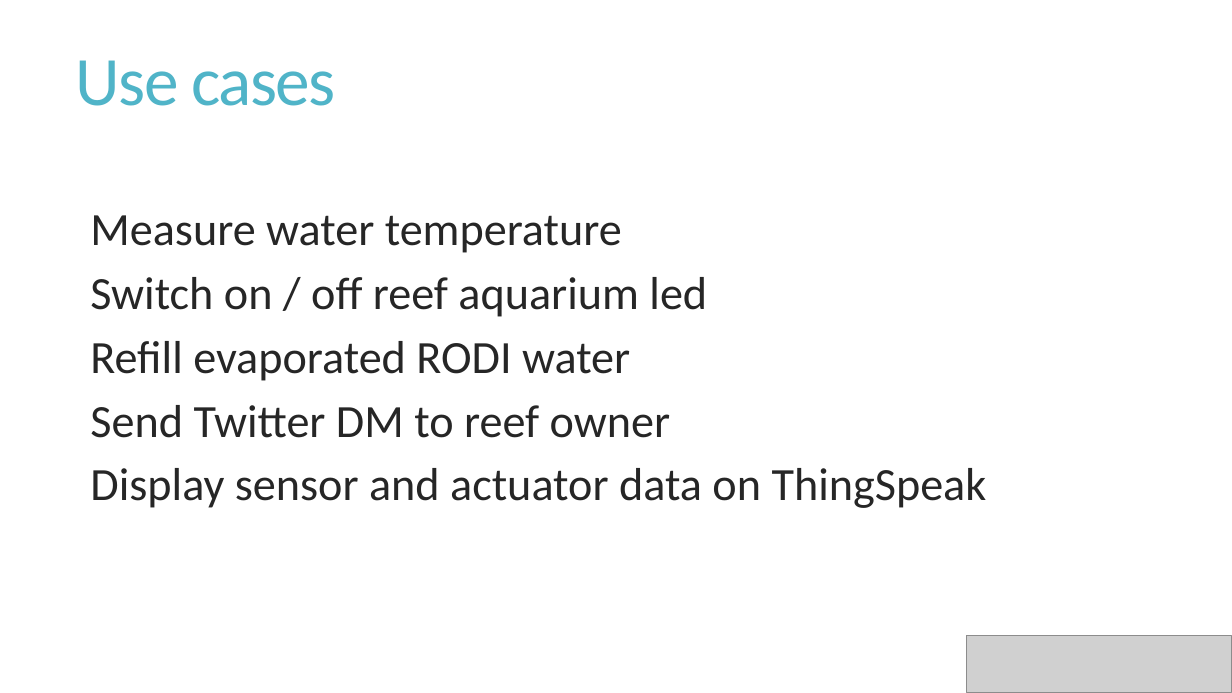
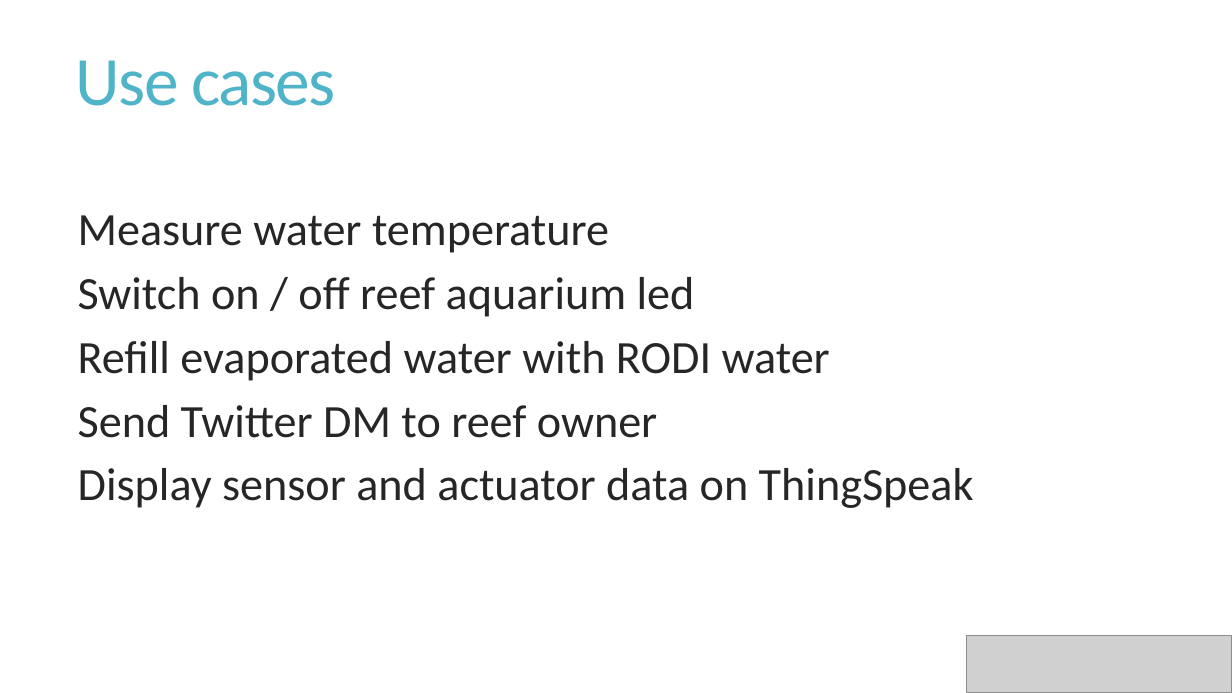
Before and after one commit to fhnw-iot-5ibb1/fhnw-iot-project-raspberryreef, a slide deck: slide 3 of Presentation/RaspberryReef.pptx. Drawn at 1232x693 pixels with LibreOffice and Linux fonts; fonts in the diff are those of the drawing; grey boxes stand for pictures. Boxes give left, top, right and bottom in pixels: in the first picture for what was removed or moved away, otherwise in the second. Text is boxed around its words. In the diff, an @@ line names an element or a change of style, - is before the commit and + after.

Commit message:
updated presentation

```diff
--- a/Presentation/RaspberryReef.pptx
+++ b/Presentation/RaspberryReef.pptx
@@ text at (78,215,974,508): bullet   to none @@
@@ text at (78,341,830,381): text changed @@
-  Refill evaporated RODI water
+Refill evaporated water with RODI water
```
Also in this commit, not shown: 1 other file.
